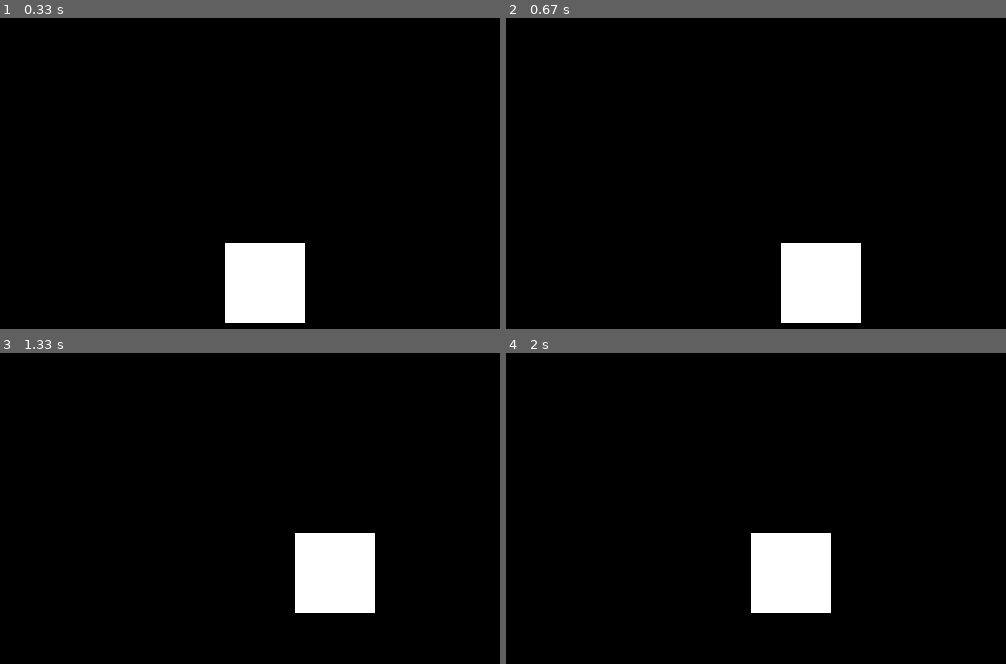
Above: before the commit, frames 1-4 (two rows, left to right).
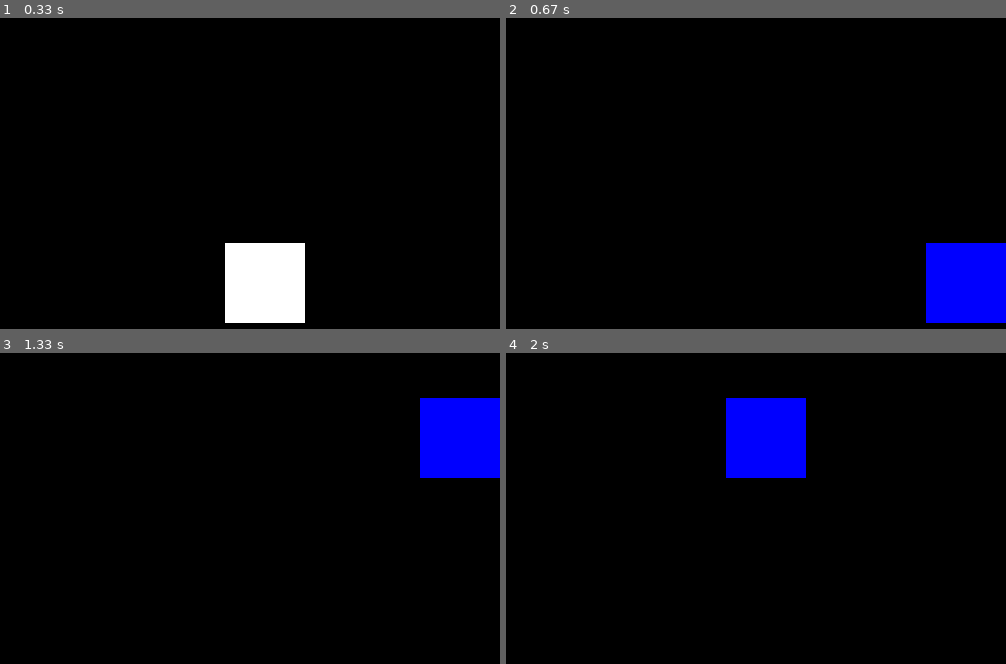
Above: after the commit, the same moments.

Repository: mahikothadia-coding/Python
Game: pygame game, started from colour_changing_sprites.py
Same seed, same stepped clock (60 frames per second), same inputs: the game is played once before the commit and once after it.
Inputs:
- Up to frame 1 (0.33 s): no input
- Up to frame 2 (0.67 s): hold Right from 0.33 s (still down)
- Up to frame 3 (1.33 s): release Right at 0.8 s; hold Up 0.83-1.13 s
- Up to frame 4 (2 s): hold Left from 1.67 s (still down)

Frame 1 is identical in both runs. In frame 2, 8.2% of the frame differs, in the area x 55-100%, y 72-99%; in frame 3, 8.2%; in frame 4, 8.2%.

Commit message:
sprite adventure hww

Diff:
--- a/colour_changing_sprites.py
+++ b/colour_changing_sprites.py
@@ -74,7 +74,7 @@
         window1.fill((0,0,0))
         pygame.draw.rect(window1,current_color, (s_left, s_top, s_width, s_height))
         pygame.display.flip()
-        clock.tick(30)
+        clock.tick(120)
     pygame.quit()
 
 
--- /dev/null
+++ b/hwww.py
@@ -0,0 +1,84 @@
+# Step 1: Create the Pygame Screen Create a new Python file. Import pygame, initialize
+# it, and create a screen using pygame.display.set_mode(). Add a caption for the game
+# window.
+import pygame
+def main():
+    pygame.init()
+screen_width = 500
+screen_height = 500
+screen = pygame.display.set_mode((screen_height, screen_width))
+pygame.display.set_caption("Sprite Adventure")
+# Step 2: Set the Sprite Position and Size Create x and y variables for the sprite
+# position. Also create sprite_width, sprite_height, and speed so the rectangle can be
+# drawn and moved.
+sprite_x = 50
+sprite_y = 50
+sprite_width = 80
+sprite_height = 80
+speed = 8
+# Step 3: Define Colors Create color variables using RGB values. These colors will be
+# used for the background, circles, and moving sprite.
+white = (0,0,0)
+pink = (255, 192, 203)
+purple = (177, 156, 217)
+blue = (167, 199, 231)
+yellow = (255, 238, 140)
+green = (119, 221, 119)
+current_colour = white
+clock = pygame.time.Clock()
+# Step 4: Create the Game Loop Use a while loop so the game window stays open until
+# the player closes it. Handle pygame.QUIT inside the event loop.
+running = True
+while running:
+        for event in pygame.event.get():
+            if event.type == pygame.QUIT:
+                running = False
+# Step 5: Check Arrow Keys with get_pressed() Use pygame.key.get_pressed() to
+# check which arrow keys are being held down. Update x and y when the user presses
+# left, right, up, or down.
+keys = pygame.key.get_pressed()
+if keys[pygame.K_LEFT]:
+    sprite_x = -5
+keys = pygame.key.get_pressed()
+if keys[pygame.K_RIGHT]:
+    sprite_x = 5
+keys = pygame.key.get_pressed()
+if keys[pygame.K_LEFT]:
+    sprite_y += 5
+keys = pygame.key.get_pressed()
+if keys [pygame.K_UP]:
+    sprite_y -= 5
+
+# Step 6: Keep the Sprite Inside the Screen Use min() and max() to stop the sprite from
+# moving outside the screen boundaries.
+x = min(max(0,sprite_x), screen_width - sprite_width)
+y = min(max(0, sprite_y), screen_height - sprite_height)
+# Step 7: Change Color Based on Position Use if, elif, and else statements to change
+# the sprite color when it touches the left, right, top, or bottom edge.
+
+if x == 0:
+        current_color = purple
+elif x == screen_width - sprite_width:
+        current_color = yellow
+elif y == 0:
+        current_color = pink
+elif y == screen_height - sprite_height:
+        current_color = blue
+else:
+        current_color = green
+
+# Step 8: Draw Shapes and Sprite Fill the screen with a background color, draw one
+# solid circle and one outlined circle, then draw the moving rectangle using pygame.Rect.
+screen.fill(green)
+# Step 9: Run and Explore Run the program and move the sprite using arrow keys.
+# Touch each edge of the screen and observe how the sprite color changes.
+    # PART 9: Draw solid and outlined shapes
+pygame.draw.circle(screen, green, (420, 320), 35)
+pygame.draw.circle(screen, blue, (80, 320), 35, 4)
+    # PART 10: Draw the moving sprite using pygame.Rect
+sprite_rect = pygame.Rect(x, y, sprite_width, sprite_height)
+pygame.draw.rect(screen, current_color, sprite_rect)
+pygame.display.flip()
+clock.tick(80)
+pygame.quit()
+if __name__ == "__main__":
